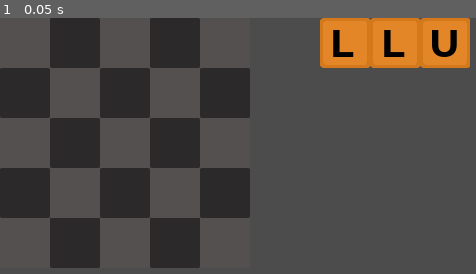
Above: before the commit, frame 1.
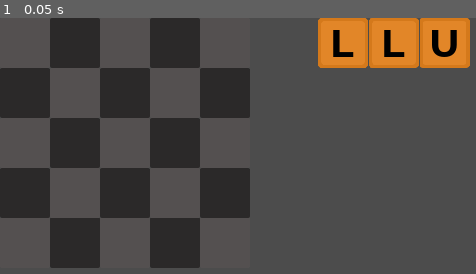
Above: after the commit, the same moment.

Repository: ababen1/Wordimo
Game: Godot game, scene res://src/Board.tscn
Two runs of this game, one before a commit and one after it. Both use one fixed random seed, a clock stepped at 60 frames per second and the inputs below.
Inputs:
- Up to frame 1 (0.05 s): no input

The runs differ from the first frame. In frame 1, 0.2% of the frame differs, in the area x 66-99%, y 0-20%.

Commit message:
added grid snapping

Diff:
--- a/project.godot
+++ b/project.godot
@@ -19,6 +19,11 @@
 "language": "GDScript",
 "path": "res://src/Blocks/BlocksFactory.gd"
 }, {
+"base": "Node",
+"class": "CONSTS",
+"language": "GDScript",
+"path": "res://src/Consts.gd"
+}, {
 "base": "Area2D",
 "class": "Letter",
 "language": "GDScript",
@@ -27,6 +32,7 @@
 _global_script_class_icons={
 "Block": "",
 "BlocksFactory": "",
+"CONSTS": "",
 "Letter": ""
 }
 
--- a/src/Blocks/Block.gd
+++ b/src/Blocks/Block.gd
@@ -10,29 +10,44 @@
 const COLLISION_LAYER_BOARD = 2
 const COLLISION_LAYER_SHAPES = 1
 
+export(CONSTS.COLORS) var color = CONSTS.COLORS.NONE setget set_color
+
 onready var sprite: Sprite = $Sprite
-onready var _polygon: = $CollisionPolygon2D
 
 var letters: Array = []
 var is_inside_grid: = false setget set_is_inside_grid
+var locked: = false setget set_locked
 
 func _ready() -> void:
 	setup()
+	$CollisionPolygon2D.queue_free()
 
 func _process(_delta: float) -> void:
 	self.is_inside_grid = _check_is_inside_grid()
 	update()
 
 func _input_event(_viewport: Object, event: InputEvent, _shape_idx: int) -> void:
+	if locked:
+		return
 	if event is InputEventMouse:
-		if event.is_action_pressed("left_click"):
-			emit_signal("block_pressed")
-		elif event.is_action_pressed("right_click"):
+		if event.is_action_pressed("right_click"):
 			emit_signal("rotate_pressed")
 
 # TEST
 func _draw() -> void:
 	draw_circle(position, 5, Color.black)
+
+func set_color(val: int):
+	color = val
+	if not is_inside_tree():
+		yield(self, "ready")
+	for letter in letters:
+		letter.color = val
+
+func set_locked(val: bool):
+	locked = val
+	for letter in letters:
+		letter.locked = val
 
 func set_is_inside_grid(val: bool):
 	if val != is_inside_grid:
@@ -49,11 +64,13 @@
 			var letter = LETTER.instance()
 			child.add_child(letter)
 			letter.set_random_letter()
+			letter.connect("pressed", self, "_on_pressed")
 			letters.append(letter)
-	_polygon.position = sprite.offset
 	sprite.position = Vector2.ZERO
 	collision_layer = COLLISION_LAYER_SHAPES
 	collision_mask = COLLISION_LAYER_BOARD
+	sprite.self_modulate = Color.transparent if (
+		self.color != CONSTS.COLORS.NONE) else Color.white
 
 func rotate_shape() -> void:
 	rotation_degrees += 90
@@ -63,9 +80,6 @@
 func _on_pressed() -> void:
 	emit_signal("block_pressed")
 
-func _on_rotate_pressed() -> void:
-	emit_signal("rotate_pressed")
-
 func _check_is_inside_grid() -> bool:
 	for letter in letters:
 		if letter is Letter:
--- a/src/Blocks/I.tscn
+++ b/src/Blocks/I.tscn
@@ -6,8 +6,10 @@
 [node name="I" type="Area2D"]
 collision_mask = 2
 script = ExtResource( 2 )
+color = 2
 
 [node name="Sprite" type="Sprite" parent="."]
+self_modulate = Color( 1, 1, 1, 0 )
 texture = ExtResource( 1 )
 centered = false
 offset = Vector2( -32, -128 )
@@ -25,5 +27,6 @@
 position = Vector2( 0, 96 )
 
 [node name="CollisionPolygon2D" type="CollisionPolygon2D" parent="."]
+visible = false
 position = Vector2( -32, -128 )
 polygon = PoolVector2Array( 64, 256, 0, 256, 0, 0, 64, 0 )
--- a/src/Blocks/J.tscn
+++ b/src/Blocks/J.tscn
@@ -5,6 +5,7 @@
 
 [node name="J" type="Area2D"]
 script = ExtResource( 2 )
+color = 0
 
 [node name="Sprite" type="Sprite" parent="."]
 texture = ExtResource( 1 )
--- a/src/Blocks/L.tscn
+++ b/src/Blocks/L.tscn
@@ -5,6 +5,7 @@
 
 [node name="Block" type="Area2D"]
 script = ExtResource( 2 )
+color = 3
 
 [node name="Sprite" type="Sprite" parent="."]
 position = Vector2( 95, 64 )
--- a/src/Blocks/O.tscn
+++ b/src/Blocks/O.tscn
@@ -5,6 +5,7 @@
 
 [node name="O" type="Area2D"]
 script = ExtResource( 2 )
+color = 6
 
 [node name="Sprite" type="Sprite" parent="."]
 position = Vector2( 64, 64 )
--- a/src/Blocks/S.tscn
+++ b/src/Blocks/S.tscn
@@ -5,6 +5,7 @@
 
 [node name="S" type="Area2D"]
 script = ExtResource( 2 )
+color = 1
 
 [node name="Sprite" type="Sprite" parent="."]
 position = Vector2( 96, 64 )
--- a/src/Blocks/T.tscn
+++ b/src/Blocks/T.tscn
@@ -5,6 +5,7 @@
 
 [node name="T" type="Area2D"]
 script = ExtResource( 2 )
+color = 4
 
 [node name="Sprite" type="Sprite" parent="."]
 position = Vector2( 96, 64 )
@@ -25,4 +26,5 @@
 position = Vector2( 66, 32 )
 
 [node name="CollisionPolygon2D" type="CollisionPolygon2D" parent="."]
+visible = false
 polygon = PoolVector2Array( 131, 1, 132, 60, 191.8, 60, 192, 128, 0, 128, 0, 61, 1, 61, 60, 60, 60, 0, 131, 0 )
--- a/src/Blocks/Z.tscn
+++ b/src/Blocks/Z.tscn
@@ -5,6 +5,7 @@
 
 [node name="Z" type="Area2D"]
 script = ExtResource( 2 )
+color = 5
 
 [node name="Sprite" type="Sprite" parent="."]
 position = Vector2( 95, 64 )
@@ -25,4 +26,5 @@
 position = Vector2( 65, 32 )
 
 [node name="CollisionPolygon2D" type="CollisionPolygon2D" parent="."]
+visible = false
 polygon = PoolVector2Array( 131, 1, 132, 60, 191.8, 60, 192, 128, 61, 128, 60, 68, 0.2, 68, 0, 0, 131, 0 )
--- a/src/Board.gd
+++ b/src/Board.gd
@@ -19,6 +19,9 @@
 	if event.is_action_pressed("right_click"):
 		if dragged_block:
 			dragged_block.rotate_shape()
+	elif event.is_action_pressed("left_click"):
+		if dragged_block:
+			drop_block(dragged_block)
 
 func add_block(block: Block) -> void:
 	_blocks_node.add_child(block)
@@ -31,10 +34,14 @@
 	block.connect("exited_grid", tilemap, "_on_block_exited", [block])
 
 func _on_block_pressed(block: Block):
-	if dragged_block == block:
-		dragged_block = null
-		Input.set_mouse_mode(Input.MOUSE_MODE_VISIBLE)
-		emit_signal("block_dropped", block)
-	else:
+	if not dragged_block:
 		dragged_block = block
 		Input.set_mouse_mode(Input.MOUSE_MODE_HIDDEN)
+
+func drop_block(block: Block) -> void:
+	assert(block == dragged_block)
+	dragged_block.locked = true
+	dragged_block = null
+	Input.set_mouse_mode(Input.MOUSE_MODE_VISIBLE)
+	get_viewport().warp_mouse(block.global_position)
+	emit_signal("block_dropped", block)
--- /dev/null
+++ b/src/Consts.gd
@@ -0,0 +1,14 @@
+extends Node
+class_name CONSTS
+
+enum COLORS {
+	BLUE,
+	GREEN,
+	CYAN,
+	ORANGE,
+	PURPLE,
+	RED,
+	YELLOW,
+	NONE}
+
+const VALID_LETTERS = "abcdefghijklmnopqrstuvwxyz"
--- a/src/GameGrid.gd
+++ b/src/GameGrid.gd
@@ -42,18 +42,12 @@
 			return false
 	return true
 
-func _on_block_entered(block: Block) -> void:
-	pass
-
-func _on_block_exited(block: Block) -> void:
-	pass
-
 func _on_block_dropped(block: Block) -> void:
 	if is_inside_grid(block):
 		for letter in block.letters:
-			tiles_date[world_to_map(letter.global_position)] = letter
-			_snap(block)
+			_add_letter_to_grid(letter)
 
-func _snap(block: Block) -> void:
-	var block_cell = world_to_map(block.global_position)
-	block.global_position = to_global(map_to_world(block_cell))
+func _add_letter_to_grid(letter: Letter) -> void:
+	var letter_cell = world_to_map(letter.global_position)
+	tiles_date[letter_cell] = letter
+	letter.global_position = to_global(map_to_world(letter_cell)) + cell_size / 2
--- a/src/Letter.gd
+++ b/src/Letter.gd
@@ -3,20 +3,14 @@
 class_name Letter
 
 const FONT = preload("res://assets/LetterFont.tres")
-const VALID_LETTERS = "abcdefghijklmnopqrstuvwxyz"
 const TEX_FOLDER = "res://assets/Tetriminos/Single Blocks/"
-enum COLORS {
-	BLUE,
-	GREEN,
-	CYAN,
-	ORANGE,
-	PURPLE,
-	RED,
-	YELLOW,
-	NONE}
+
+signal pressed
 
 export var letter: String setget set_letter
-export(COLORS) var color = COLORS.NONE setget set_color
+export(CONSTS.COLORS) var color = CONSTS.COLORS.NONE setget set_color
+
+var locked: = false
 
 func _ready() -> void:
 	if not Engine.editor_hint:
@@ -28,6 +22,10 @@
 		randomize()
 		set_random_letter()
 
+func _input_event(_viewport: Object, event: InputEvent, _shape_idx: int) -> void:
+	if event.is_action_pressed("left_click") and not locked:
+		emit_signal("pressed")
+
 func set_letter(val: String) -> void:
 	if val.empty():
 		set_random_letter()
@@ -36,24 +34,26 @@
 	letter = val.to_upper()
 	if not is_inside_tree() and not Engine.editor_hint:
 		yield(self, "ready")
-	$Container/Letter.text = letter
+	$Panel/CenterContainer/Letter.text = letter
 
 func set_random_letter() -> void:
-	set_letter(VALID_LETTERS[rand_range(0, VALID_LETTERS.length() - 1)])
+	set_letter(CONSTS.VALID_LETTERS[rand_range(
+		0,
+		CONSTS.VALID_LETTERS.length() - 1)])
 
 func set_color(val: int) -> void:
 	color = val
 	if not is_inside_tree() and not Engine.editor_hint:
 		yield(self, "ready")
 	var stylebox: StyleBoxTexture = $Panel.get_stylebox("panel")
-	if color == COLORS.NONE:
+	if color == CONSTS.COLORS.NONE:
 		stylebox.texture = null
 	else:
 		stylebox.texture = load(
 			TEX_FOLDER.plus_file(_enum_to_filename(color)))
 
 func _enum_to_filename(val: int) -> String:
-	return COLORS.keys()[val].capitalize() + ".png"
+	return CONSTS.COLORS.keys()[val].capitalize() + ".png"
 
 func _on_ToolButton_pressed() -> void:
 	print(letter)
--- a/src/Letter.tscn
+++ b/src/Letter.tscn
@@ -1,7 +1,9 @@
-[gd_scene load_steps=5 format=2]
+[gd_scene load_steps=6 format=2]
 
 [ext_resource path="res://src/Letter.gd" type="Script" id=1]
 [ext_resource path="res://assets/LetterFont.tres" type="DynamicFont" id=2]
+
+[sub_resource type="StyleBoxTexture" id=8]
 
 [sub_resource type="StyleBoxEmpty" id=6]
 
@@ -14,7 +16,7 @@
 script = ExtResource( 1 )
 letter = "P"
 
-[node name="Container" type="CenterContainer" parent="."]
+[node name="Panel" type="PanelContainer" parent="."]
 anchor_left = 0.5
 anchor_top = 0.5
 anchor_right = 0.5
@@ -25,19 +27,27 @@
 margin_bottom = 32.0
 rect_min_size = Vector2( 64, 64 )
 mouse_filter = 2
+custom_styles/panel = SubResource( 8 )
 __meta__ = {
 "_edit_group_": true
 }
 
-[node name="Letter" type="Label" parent="Container"]
+[node name="CenterContainer" type="CenterContainer" parent="Panel"]
+margin_right = 64.0
+margin_bottom = 64.0
+mouse_filter = 2
+
+[node name="Letter" type="Label" parent="Panel/CenterContainer"]
 margin_left = 13.0
 margin_top = 1.0
 margin_right = 50.0
 margin_bottom = 63.0
+size_flags_vertical = 1
 custom_colors/font_color = Color( 0, 0, 0, 1 )
 custom_fonts/font = ExtResource( 2 )
 custom_styles/normal = SubResource( 6 )
 text = "P"
 
 [node name="CollisionShape2D" type="CollisionShape2D" parent="."]
+visible = false
 shape = SubResource( 7 )
